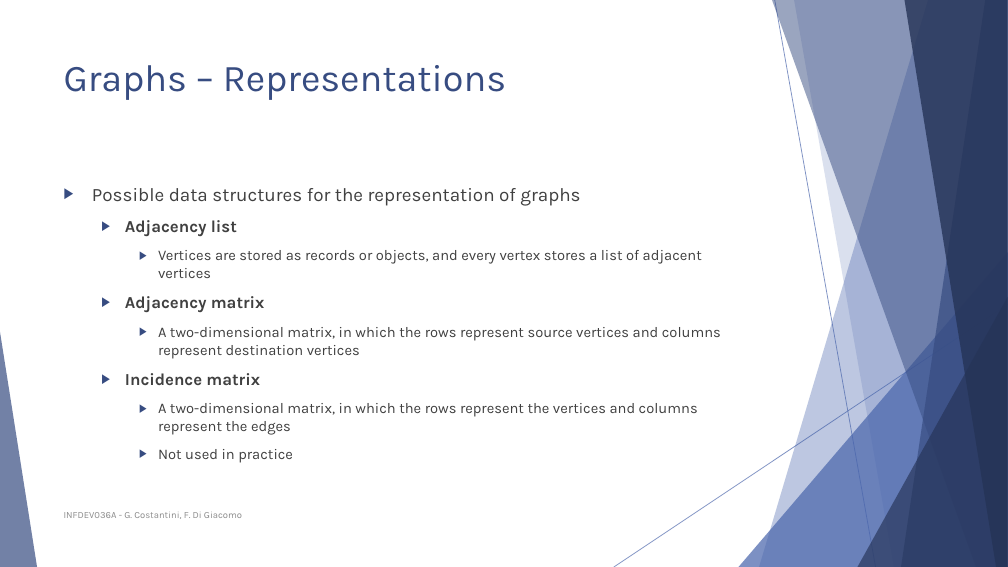
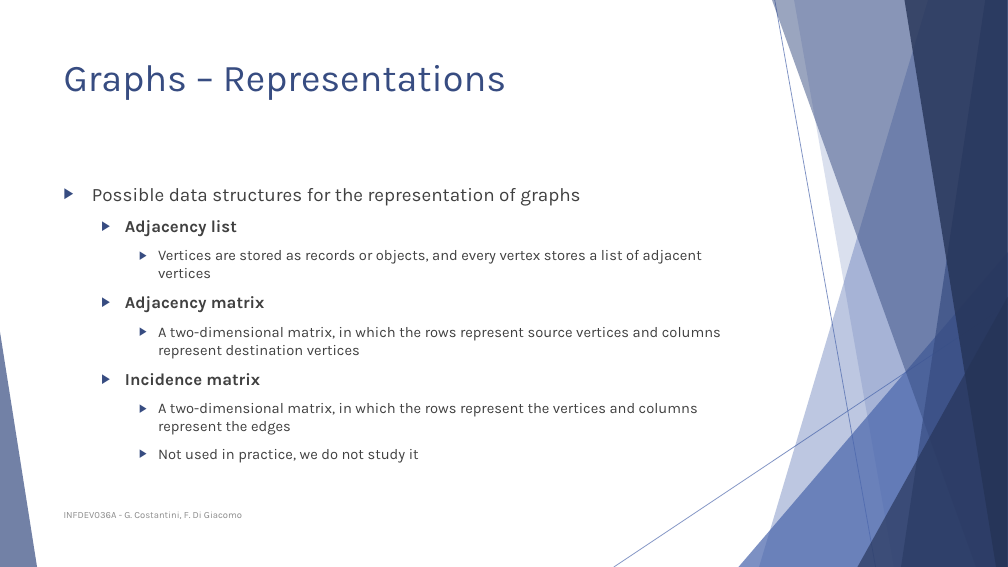
Before and after one commit to FurkanAndac/Development-6A, a slide deck: slide 9 of Lesson slides/Unit 5 - Graphs.pptx (slide 8 before the commit). Drawn at 1008x567 pixels with LibreOffice and Linux fonts; fonts in the diff are those of the drawing. Boxes give left, top, right and bottom in pixels: in the first picture for what was removed or moved away, otherwise in the second. Text is boxed around its words. In the diff, an @@ line names an element or a change of style, - is before the commit and + after.

```diff
--- a/Lesson slides/Unit 5 - Graphs.pptx
+++ b/Lesson slides/Unit 5 - Graphs.pptx
@@ text at (158,449,419,463): text changed @@
-    ▶ Not used in practice
+    ▶ Not used in practice, we do not study it
```
Also in this commit, not shown: 6 other slides changed, 1 slide added, 1 other file.
